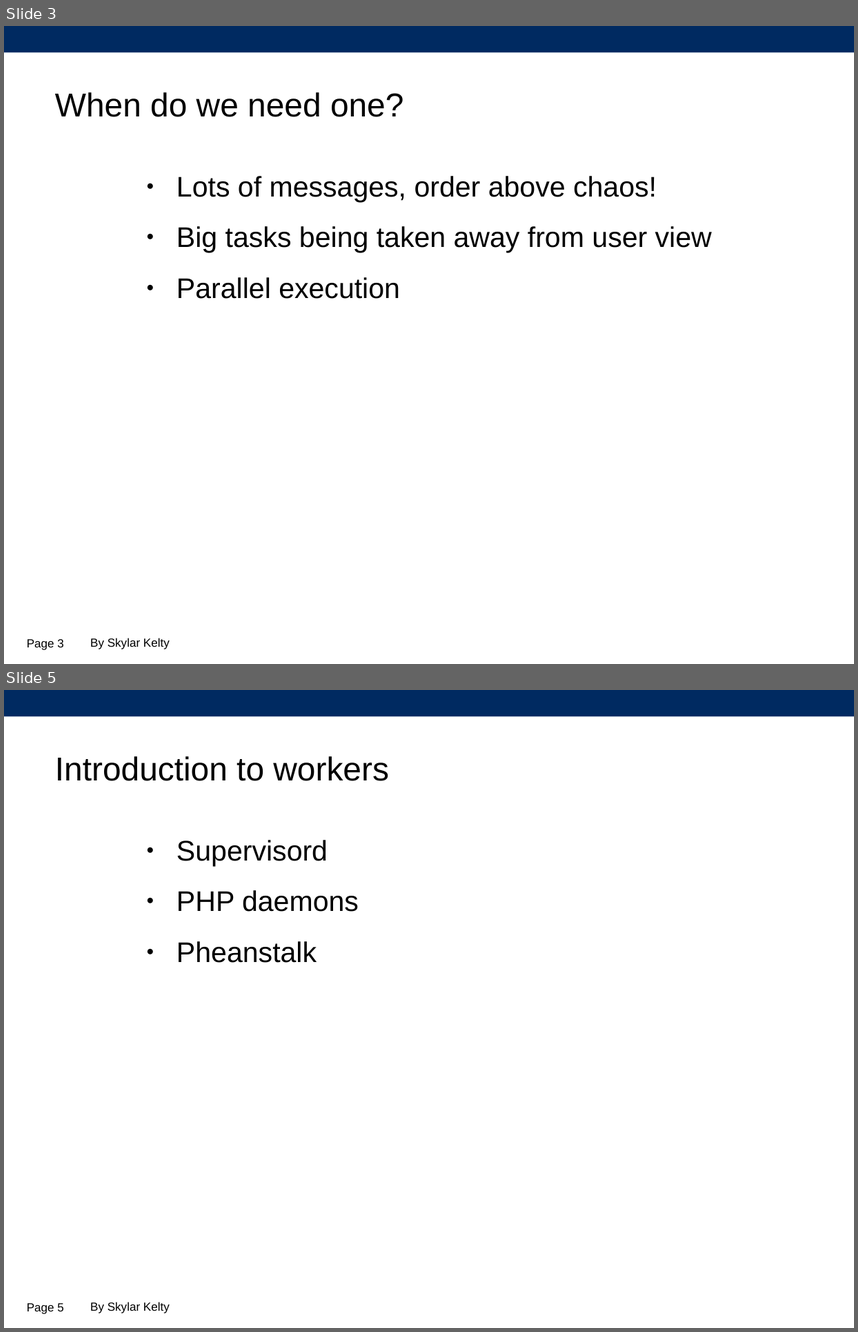
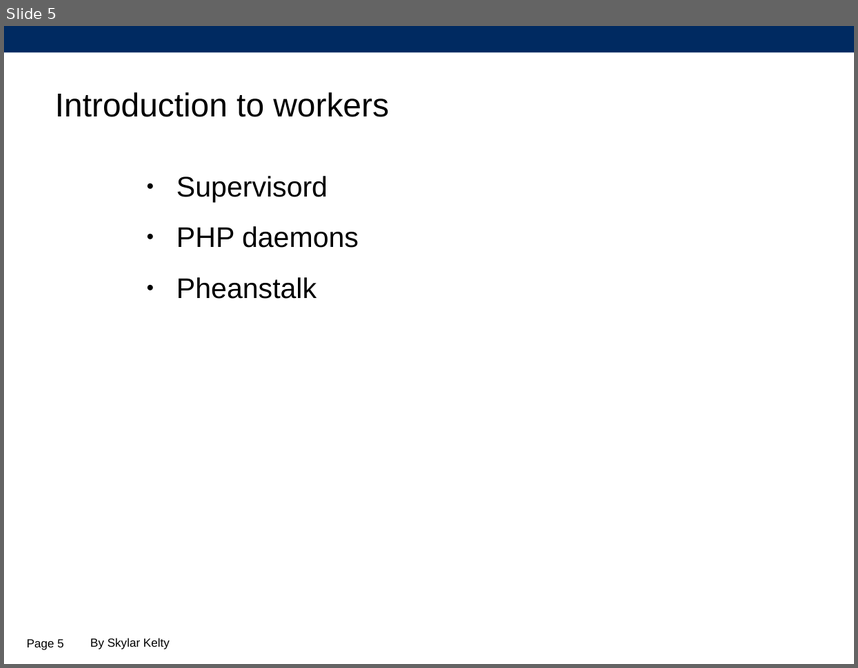
Before and after one commit to SkylarKelty/pheanstalkd-demo, a slide deck: presentation/beanstalkd.odp. Shown one above the other, each under a label of ours: slides 3 and 5 before the commit, slide 5 after it; the slides between them are not shown. The pictures are 858x1332 and 858x668 pixels, drawn with LibreOffice and Linux fonts; fonts in the diff are those of the drawing; background and template pictures are left out. Boxes give left, top, right and bottom in pixels: in the first picture for what was removed or moved away, otherwise in the second. Text is boxed around its words. In the diff, an @@ line names an element or a change of style, - is before the commit and + after.

```diff
--- a/presentation/beanstalkd.odp
+++ b/presentation/beanstalkd.odp
@@ slide 3 removed at <box>4,26,854,664</box>, background #FFFFFF; not listed: 1 template element that a slide beside it also shows @@
@@ title removed at <box>55,92,404,117</box> @@
-When do we need one?
@@ text removed at <box>176,176,712,299</box> @@
-● Lots of messages, order above chaos!
-● Big tasks being taken away from user view
-● Parallel execution
@@ page number removed at <box>27,639,64,650</box> @@
-Page 3
@@ text removed at <box>90,637,170,649</box> @@
-By Skylar Kelty
```
Also in this commit, not shown: 2 slides changed, 8 slides added.
